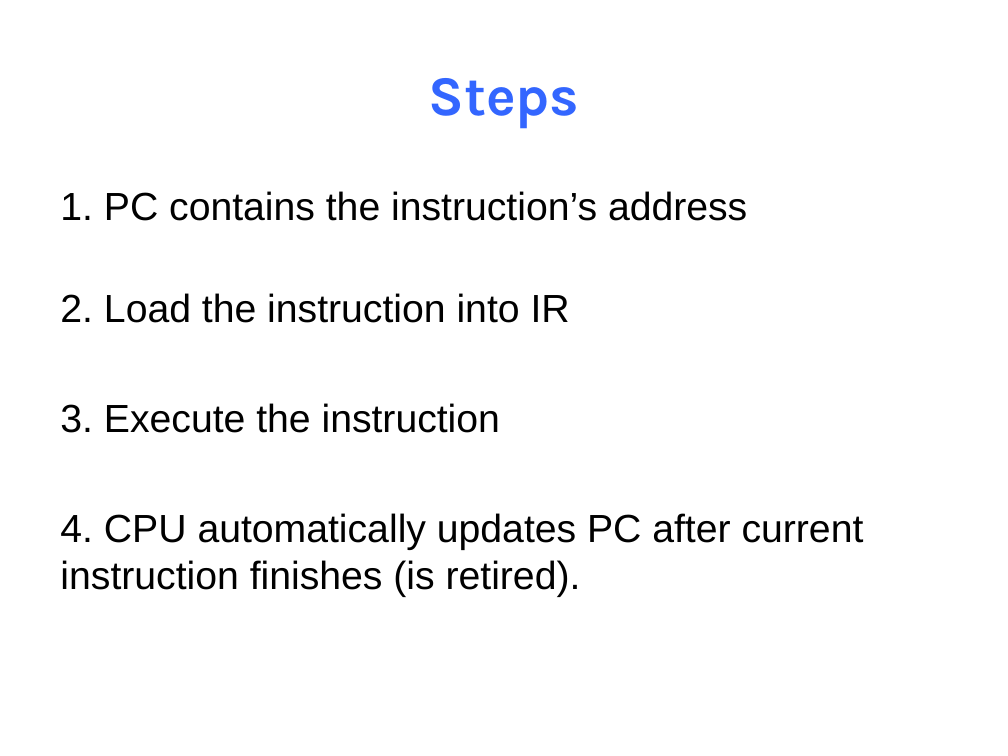
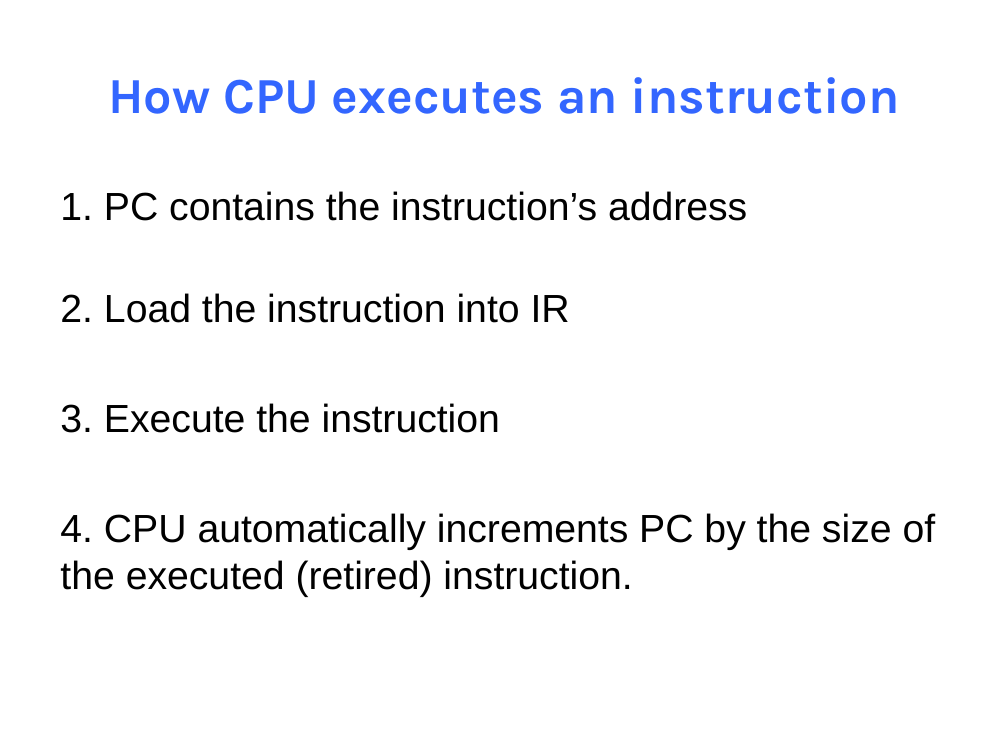
Before and after one commit to NYU-CSO/nyu-cso.github.io, a slide deck: slide 29 of notes/07-Machine_Basic.pptx (slide 32 before the commit). Drawn at 1008x756 pixels with LibreOffice and Linux fonts; fonts in the diff are those of the drawing. Boxes give left, top, right and bottom in pixels: in the first picture for what was removed or moved away, otherwise in the second. Text is boxed around its words. In the diff, an @@ line names an element or a change of style, - is before the commit and + after.

```diff
--- a/notes/07-Machine_Basic.pptx
+++ b/notes/07-Machine_Basic.pptx
@@ title at (x1=108, y1=77, x2=900, y2=114): text changed; size 40 to 36 pt @@
-Steps
+How CPU executes an instruction
@@ text at (x1=60, y1=513, x2=936, y2=597): text changed @@
-4. CPU automatically updates PC after current instruction finishes (is retired).
+4. CPU automatically increments PC by the size of the executed (retired) instruction.
```
Also in this commit, not shown: 12 other slides changed, 15 slides removed, 1 other file.
